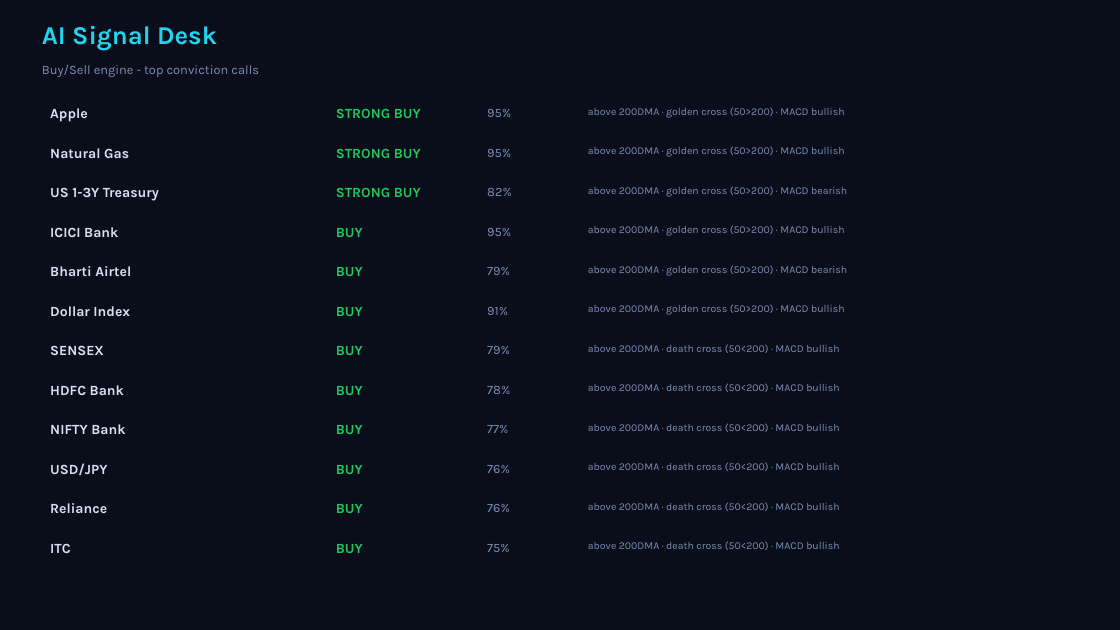
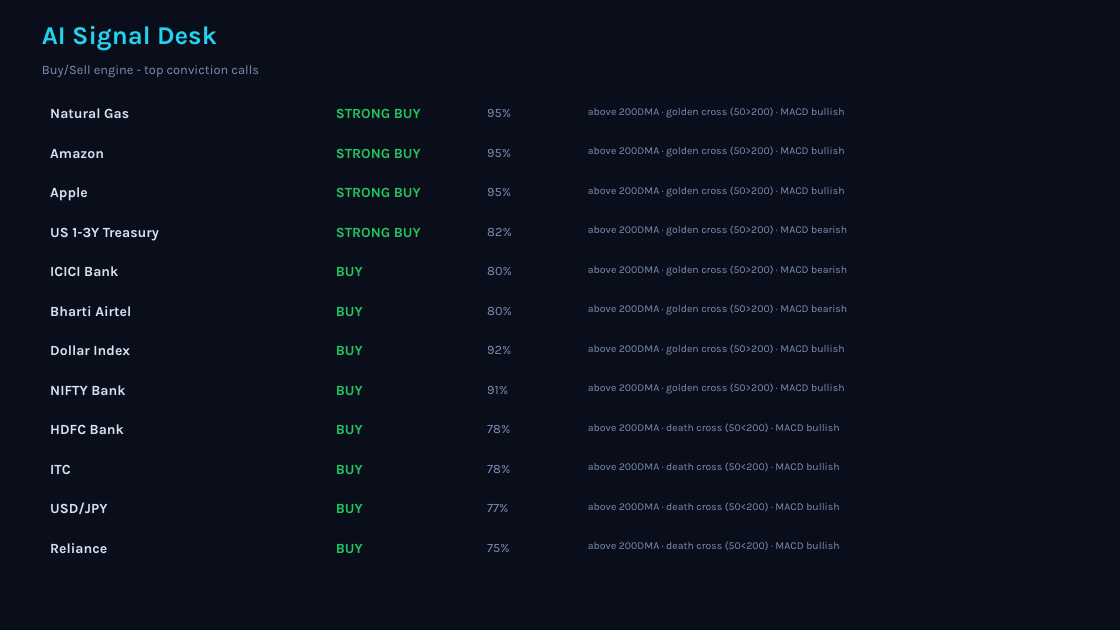
Before and after one commit to Pravkum23/pmr-terminal, a slide deck: slide 4 of docs/pmr_daily.pptx. Drawn at 1120x630 pixels with LibreOffice and Linux fonts; fonts in the diff are those of the drawing. Boxes give left, top, right and bottom in pixels: in the first picture for what was removed or moved away, otherwise in the second. Text is boxed around its words. In the diff, an @@ line names an element or a change of style, - is before the commit and + after.

```diff
--- a/docs/pmr_daily.pptx
+++ b/docs/pmr_daily.pptx
@@ text "Natural Gas": place and size @@
-text "Natural Gas" at (50, 148, 129, 158)
+text "Natural Gas" at (50, 108, 129, 118)
@@ text added at (50, 149, 104, 158), 12 pt, text #D7E1F3, bold @@
+Amazon
@@ text "95%": place and size @@
-text "95%" at (487, 228, 511, 236)
+text "95%" at (487, 188, 511, 196)
@@ text at (588, 186, 844, 197): text changed @@
-above 200DMA · golden cross (50>200) · MACD bearish
+above 200DMA · golden cross (50>200) · MACD bullish
@@ text at (336, 228, 421, 237): text changed @@
-BUY
+STRONG BUY
@@ text at (588, 225, 847, 236): text changed @@
-above 200DMA · golden cross (50>200) · MACD bullish
+above 200DMA · golden cross (50>200) · MACD bearish
@@ text at (487, 267, 512, 275): text changed @@
-79%
+80%
@@ text added at (487, 307, 512, 315), 11 pt, text #7C8DB5 @@
+80%
@@ text at (588, 304, 847, 315): text changed @@
-above 200DMA · golden cross (50>200) · MACD bullish
+above 200DMA · golden cross (50>200) · MACD bearish
@@ text removed at (50, 345, 104, 355) @@
-SENSEX
@@ text at (487, 346, 511, 354): text changed @@
-79%
+92%
@@ text at (588, 344, 844, 355): text changed @@
-above 200DMA · death cross (50<200) · MACD bullish
+above 200DMA · golden cross (50>200) · MACD bullish
@@ text at (50, 385, 125, 395): text changed @@
-HDFC Bank
+NIFTY Bank
@@ text at (588, 383, 844, 394): text changed @@
-above 200DMA · death cross (50<200) · MACD bullish
+above 200DMA · golden cross (50>200) · MACD bullish
@@ text at (50, 424, 124, 434): text changed @@
-NIFTY Bank
+HDFC Bank
@@ text "ITC": place and size @@
-text "ITC" at (50, 543, 71, 553)
+text "ITC" at (50, 464, 71, 474)
@@ text at (487, 465, 510, 473): text changed @@
-76%
+78%
@@ 8 texts: place and size @@
-8 texts at (50, 187, 512, 513)
+8 texts at (50, 227, 512, 553)
@@ 3 texts: place and size @@
-3 texts at (50, 108, 508, 433)
+3 texts at (50, 187, 508, 512)
@@ text removed at (487, 504, 510, 512) @@
-76%
```
Also in this commit, not shown: 3 other slides changed, 2 other files.
